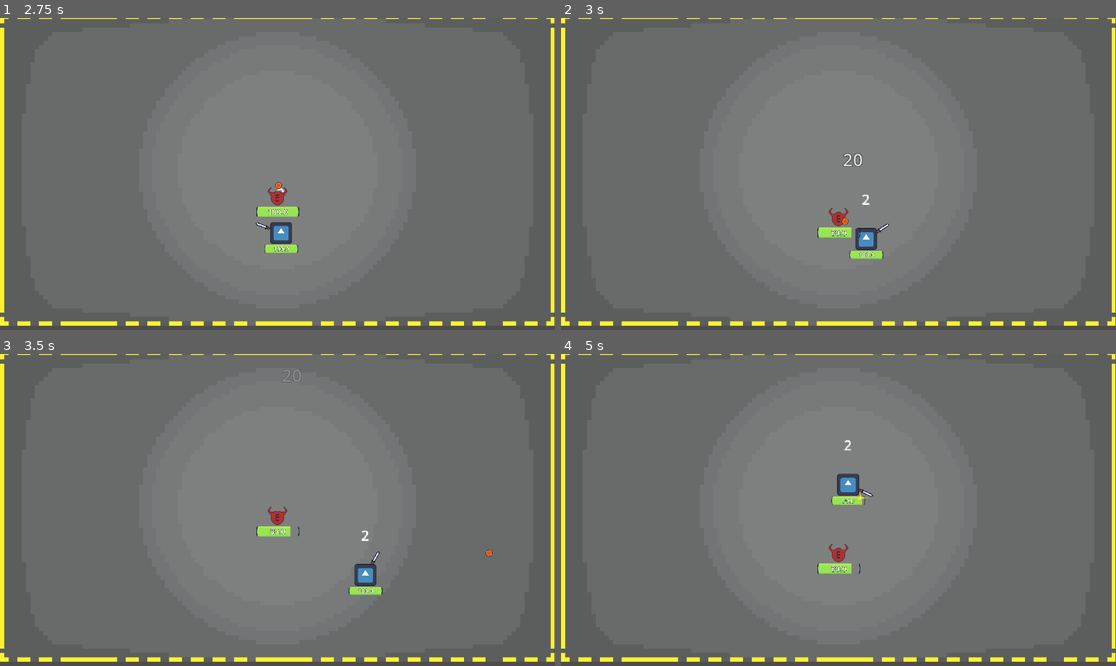
Above: before the commit, frames 1-4 (two rows, left to right).
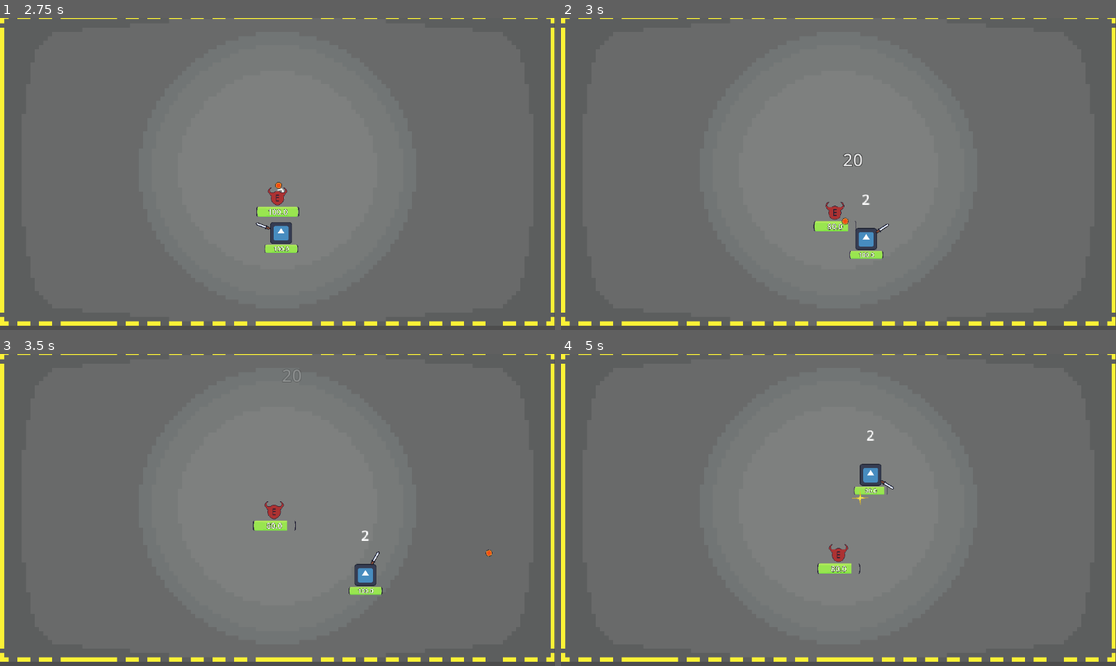
Above: after the commit, the same moments.

Repository: Darkcitrus/darkspracticegame-main
Game: Godot game, scene res://scenes/TestingArea.tscn
The game is run twice, just before and just after one commit, with the same random seed, the same clock (stepped at 60 frames per second) and the same inputs. The engine's default icon, where the game draws it, is replaced by a stand-in: a white triangle on a blue panel in a dark square.
Inputs (mouse positions are in pixels of both pictures, inside the frame that each line leads up to):
- Up to frame 1 (2.75 s): click "Play :)" at 0.5 s; tap Enter at 1.25 s; move the mouse to (277, 211) at 1.27 s; hold Right (ui_right) 1.28-2.03 s; tap Shift (dash) at 1.35 s; click (277, 211) at 1.42 s; tap Space (ui_select) at 1.52, 2.27 s; move the mouse to (166, 189) at 2.02 s; hold Down (ui_down) from 2.03 s (still down); click (166, 189) at 2.1 s
- Up to frame 2 (3 s): move the mouse to (894, 105) at 2.77 s; release Down (ui_down) at 2.78 s; hold Right (ui_right) from 2.78 s (still down); hold Right mouse button (right_click) from 2.78 s (still down)
- Up to frame 3 (3.5 s): keep holding Right (ui_right); keep holding Right mouse button (right_click)
- Up to frame 4 (5 s): move the mouse to (810, 572) at 3.52 s; release Right (ui_right) at 3.53 s; release Right mouse button (right_click) at 3.53 s; hold Up (ui_up) 3.53-4.28 s; tap Delete at 3.6 s; click (810, 572) at 3.67 s; tap Space (ui_select) at 3.77, 4.52 s; move the mouse to (1005, 556) at 4.27 s; hold Left (ui_left) from 4.28 s (still down); tap Tab at 4.35 s

Frame 1 is identical in both runs. In frame 2, 0.4% of the frame differs, in the area x 45-54%, y 59-71%; in frame 3, 0.4%; in frame 4, 0.9%, in the area x 48-60%, y 24-49%.

Commit message:
Implement knockback mechanics for player and dummy; update fireball interactions to apply knockback on hit

Diff:
--- a/game_world.tscn
+++ b/game_world.tscn
@@ -25,9 +25,6 @@
 
 [node name="Dummy Manager" parent="." instance=ExtResource("2_e08lw")]
 
-[node name="Dummy" parent="Dummy Manager" index="0"]
-scale = Vector2(0.45, 0.45)
-
 [node name="World Border" parent="." groups=["World"] instance=ExtResource("3_e3xe6")]
 position = Vector2(-403, -212)
 
--- a/scripts/Player.gd
+++ b/scripts/Player.gd
@@ -22,6 +22,14 @@
 var alive: bool = true
 var target: Node2D = null  # For compatibility with scripts that might use 'target' directly
 var current_target: Node2D = null  # Add this near the other state variables
+
+# Knockback properties
+var knockback_active = false
+var knockback_direction = Vector2.ZERO
+var knockback_strength = 150.0  # Base knockback strength
+var knockback_recovery_speed = 60.0  # How fast the player recovers from knockback
+var knockback_remaining_time = 0.0
+var knockback_max_time = 0.15  # Knockback duration in seconds
 
 # Movement variables
 var run_speed = 250
@@ -104,7 +112,23 @@
 	target = null
 	current_target = null
 
+# Override the default _physics_process to handle knockback
 func _physics_process(delta):
+	# Handle knockback if active
+	if knockback_active:
+		# Apply knockback force
+		knockback_remaining_time -= delta
+		if knockback_remaining_time <= 0:
+			knockback_active = false
+			velocity = Vector2.ZERO  # Reset velocity after knockback
+			print("Player knockback ended")
+		else:
+			# Apply knockback movement
+			velocity = knockback_direction * knockback_strength
+			move_and_slide()
+			return  # Skip normal movement processing
+
+	# Normal movement processing if no knockback
 	$PlayerMovement._physics_process(delta)
 	$PlayerAttack._physics_process(delta)
 	$PlayerHealth._physics_process(delta)
@@ -144,3 +168,17 @@
 		# Start respawn timer
 		if respawn_timer:
 			respawn_timer.start()
+
+# Function to apply knockback from fireballs
+func apply_knockback_from_fireball(fireball_position: Vector2, is_crit: bool = false):
+	# Calculate knockback direction away from fireball
+	knockback_direction = (global_position - fireball_position).normalized()
+
+	# Modify knockback strength for crits
+	var actual_strength = knockback_strength * (1.5 if is_crit else 1.0)
+
+	# Start knockback
+	knockback_active = true
+	knockback_remaining_time = knockback_max_time
+	knockback_strength = actual_strength
+	print("Player knocked back from fireball in direction: ", knockback_direction)
--- a/scripts/PlayerMovement.gd
+++ b/scripts/PlayerMovement.gd
@@ -16,7 +16,12 @@
 	dodge_recovery.timeout.connect(_on_dodge_recovery_timeout)
 	dodge_cooldown.timeout.connect(_on_dodge_cooldown_timeout)
 
-func _physics_process(_delta):
+func _physics_process(delta):
+	# Skip movement if knockback is active
+	if player.knockback_active:
+		return
+
+	# Normal movement code
 	if player:
 		handle_movement()
 
--- a/scripts/dummy.gd
+++ b/scripts/dummy.gd
@@ -15,6 +15,16 @@
 # Add exported variables for oscillation
 @export var amplitude: float = 20
 @export var frequency: float = 1.0
+
+# Knockback properties
+var knockback_active = false
+var knockback_direction = Vector2.ZERO
+var knockback_strength = 100.0  # Base knockback strength
+var knockback_recovery_speed = 40.0  # How fast the dummy returns to original position
+var knockback_remaining_time = 0.0
+var knockback_max_time = 0.2  # Knockback duration in seconds
+var knockback_position_offset = Vector2.ZERO
+var knockback_return_active = false
 
 # Fireball properties
 @export var shoots_fireballs: bool = true
@@ -88,11 +98,37 @@
 		print("Dummy: Registered original scale with parent: ", scale)
 
 # Called every frame. 'delta' is the elapsed time since the previous frame.
-func _process(_delta):
-	# Update vertical position with a sine wave oscillation
-	# Use relative time from spawn to keep oscillation consistent
+func _process(delta):
+	# Handle knockback movement
+	if knockback_active:
+		# Move in knockback direction
+		knockback_remaining_time -= delta
+		if knockback_remaining_time <= 0:
+			knockback_active = false
+			knockback_return_active = true
+		else:
+			# Apply knockback movement
+			knockback_position_offset += knockback_direction * knockback_strength * delta
+
+	# Handle returning after knockback
+	if knockback_return_active and not knockback_active:
+		# Return to original position
+		var return_direction = -knockback_position_offset.normalized()
+		var return_distance = knockback_recovery_speed * delta
+		if knockback_position_offset.length() <= return_distance:
+			# We're close enough - snap back to exact position
+			knockback_position_offset = Vector2.ZERO
+			knockback_return_active = false
+		else:
+			# Move towards original position
+			knockback_position_offset += return_direction * return_distance
+
+	# Calculate oscillation - always maintain this regardless of knockback
 	var time = Time.get_ticks_msec() / 1000.0 - oscillation_start_time
-	position.y = initial_position.y + sin(time * frequency * PI * 2) * amplitude
+	var oscillation_offset = Vector2(0, sin(time * frequency * PI * 2) * amplitude)
+
+	# Apply both oscillation and knockback to position
+	position = initial_position + oscillation_offset + knockback_position_offset
 
 	# Always check for player as potential target
 	if shoots_fireballs and alive:
@@ -136,6 +172,9 @@
 	print("DUMMY DAMAGE - Amount: ", amount, " Is Crit: ", is_crit)
 	health -= amount
 
+	# Apply knockback
+	apply_knockback_from_hit()
+
 	# Spawn floating number with adjusted position
 	if alive:  # Ensure the dummy is still alive before accessing global_position
 		var floating_num = FloatingNumber.instantiate() as Label
@@ -152,6 +191,36 @@
 
 	if health <= 0:
 		die()
+
+func apply_knockback_from_hit():
+	# Get player position to determine knockback direction
+	var player = get_tree().get_first_node_in_group("Player")
+	if player:
+		# Calculate knockback direction away from player
+		knockback_direction = (global_position - player.global_position).normalized()
+
+		# Increase knockback for crits
+		knockback_strength = 150.0  # Base knockback strength
+
+		# Start knockback
+		knockback_active = true
+		knockback_return_active = false
+		knockback_remaining_time = knockback_max_time
+		print("Dummy knocked back in direction: ", knockback_direction)
+
+# Function to handle knockback from fireballs specifically
+func apply_knockback_from_fireball(fireball_position: Vector2, is_crit: bool = false):
+	# Calculate knockback direction away from fireball
+	knockback_direction = (global_position - fireball_position).normalized()
+
+	# Increase knockback for crits
+	knockback_strength = 100.0 * (1.5 if is_crit else 1.0)
+
+	# Start knockback
+	knockback_active = true
+	knockback_return_active = false
+	knockback_remaining_time = knockback_max_time
+	print("Dummy knocked back from fireball in direction: ", knockback_direction)
 
 func die():
 	if not alive:
--- a/scripts/fire_ball.gd
+++ b/scripts/fire_ball.gd
@@ -183,6 +183,11 @@
 		object.take_damage(damage_info["damage"], damage_info["is_crit"])
 		print("FIREBALL: Damage applied: ", damage_info["damage"])
 
+		# Apply knockback based on object type
+		if object.has_method("apply_knockback_from_fireball"):
+			object.apply_knockback_from_fireball(global_position, damage_info["is_crit"])
+			print("FIREBALL: Applied knockback to " + object.name)
+
 	# Spawn effect and destroy - using immediate destruction for reliability
 	spawn_explosion_effect()
 	print("FIREBALL: Destroying fireball NOW")
Binary file added: assets/allyos.png
Not shown, added: assets/allyos.png.import
